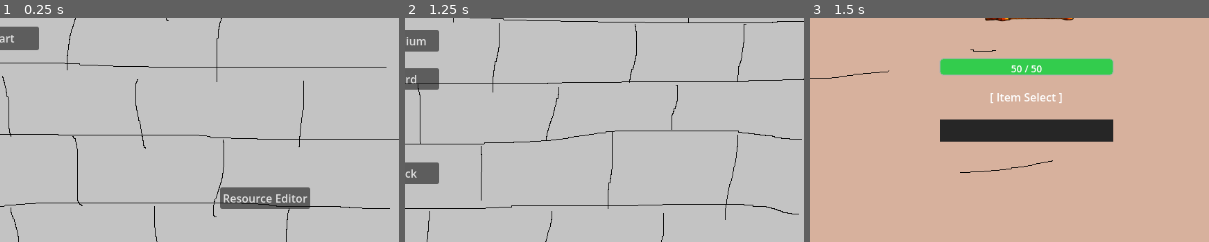
Above: before the commit, frames 1-3 (left to right).
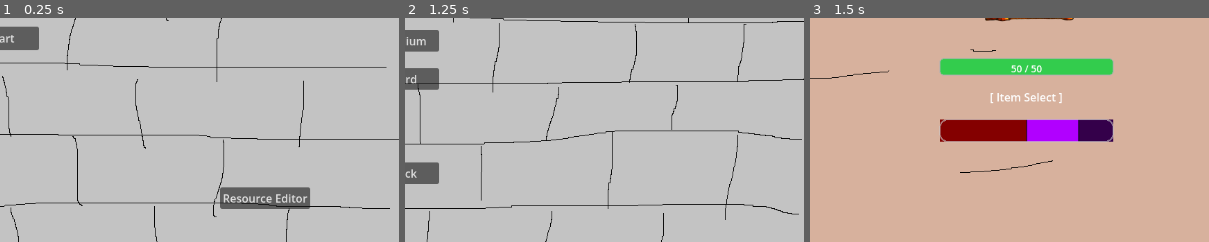
Above: after the commit, the same moments.

Repository: waterded/SDEV265-Game-Demo
Game: Godot game, scene res://node_2d.tscn
Same seed, same stepped clock (60 frames per second), same inputs: the game is played once before the commit and once after it. The engine's default icon, where the game draws it, is replaced by a stand-in: a white triangle on a blue panel in a dark square. Sound files missing from this copy of the repository are replaced by a short silence.
Inputs:
- Up to frame 1 (0.25 s): no input
- Up to frame 2 (1.25 s): click "Start" at 0.5 s
- Up to frame 3 (1.5 s): click "Easy" at 1.25 s
The pictures show only the part of the screen within x 50-100%, y 45-95%; the shares and areas given below are measured in that part.

Frames 1-2 are identical in both runs. In frame 3, 4.5% of the frame differs, in the area x 32-77%, y 45-56%.

Commit message:
Built attack Que

Diff:
--- a/Combat System/Combat Manager.gd
+++ b/Combat System/Combat Manager.gd
@@ -30,6 +30,8 @@
 	player_ui.connect_roll_signals(self)
 	enemy_ui.setup(enemy, enemy_template.sprite)
 	enemy_ui.connect_roll_signals(self)
+
+	enemy.selected_item = load("res://Combat System/Items/Enemy Items/trap.tres")
 
 func _check_death() -> bool:
 	return player.is_dead() or enemy.is_dead()
--- /dev/null
+++ b/Combat System/attack_que.gd
@@ -0,0 +1,28 @@
+# Manages a rolling queue of enemy attacks built from random combo sequences.
+# Ensures the queue always has upcoming attacks ready so the combat system
+# can look ahead for telegraphing or UI purposes.
+class_name AttackQue
+extends Node
+
+# The upcoming attacks the enemy will perform, in order.
+var que: Array[ItemTemplate] = []
+# The pool of valid combo sequences this enemy can draw from.
+var combos: Array[Array]
+
+# Initializes the queue with the enemy's combo pool and returns the first attack.
+func build_que(enemy_combos: Array[Array]) -> ItemTemplate:
+	# Filter out any empty combo arrays to prevent infinite loops in get_next()
+	for combo in enemy_combos:
+		if not combo.is_empty():
+			combos.append(combo)
+
+	assert(combos.size() > 0, "AttackQue: No valid combos provided. Each enemy needs at least one non-empty combo.")
+	return get_next()
+
+# Consumes the current attack and refills the queue with random combos
+# until there are at least 2 attacks queued. Returns the next attack.
+func get_next() -> ItemTemplate:
+	que.pop_front()
+	while que.size() < 2:
+		que.append_array(combos[randi_range(0, combos.size() - 1)])
+	return que[0]
--- a/Combat System/enemy_template.gd
+++ b/Combat System/enemy_template.gd
@@ -3,4 +3,4 @@
 @export var enemy_name: String = "Default Enemy"
 @export var sprite: Texture2D
 @export var base_hp: int = 50
-@export var Combos: Array[Array] = []
+@export var combos: Array[Array] = []
Not shown, added: Combat System/attack_que.gd.uid
